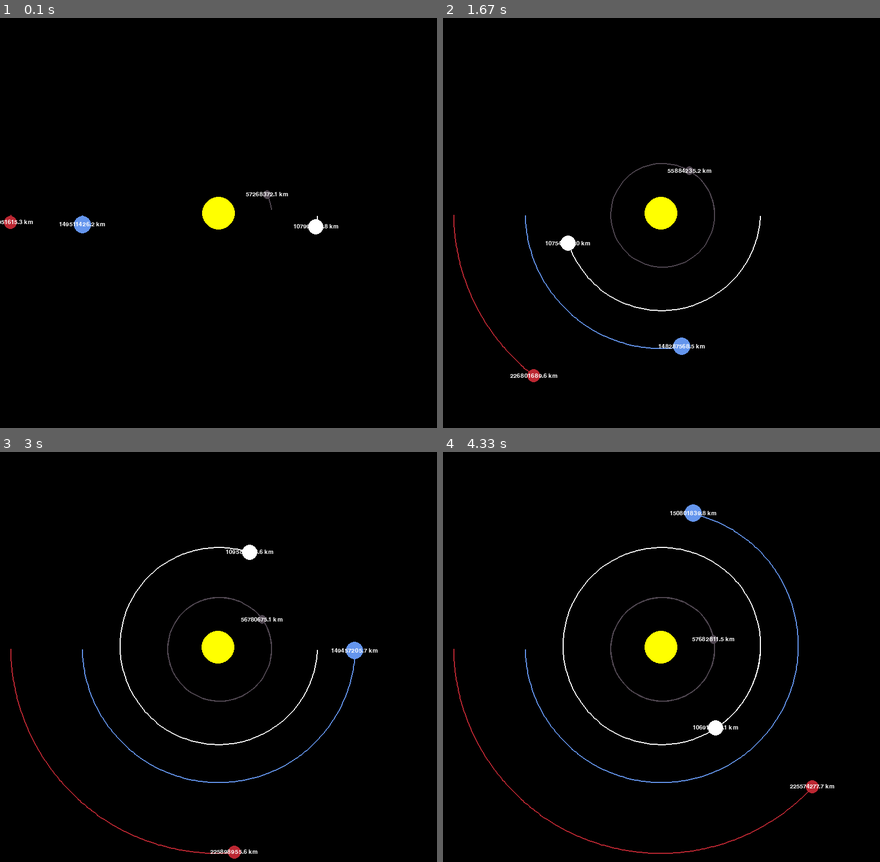
Above: before the commit, frames 1-4 (two rows, left to right).
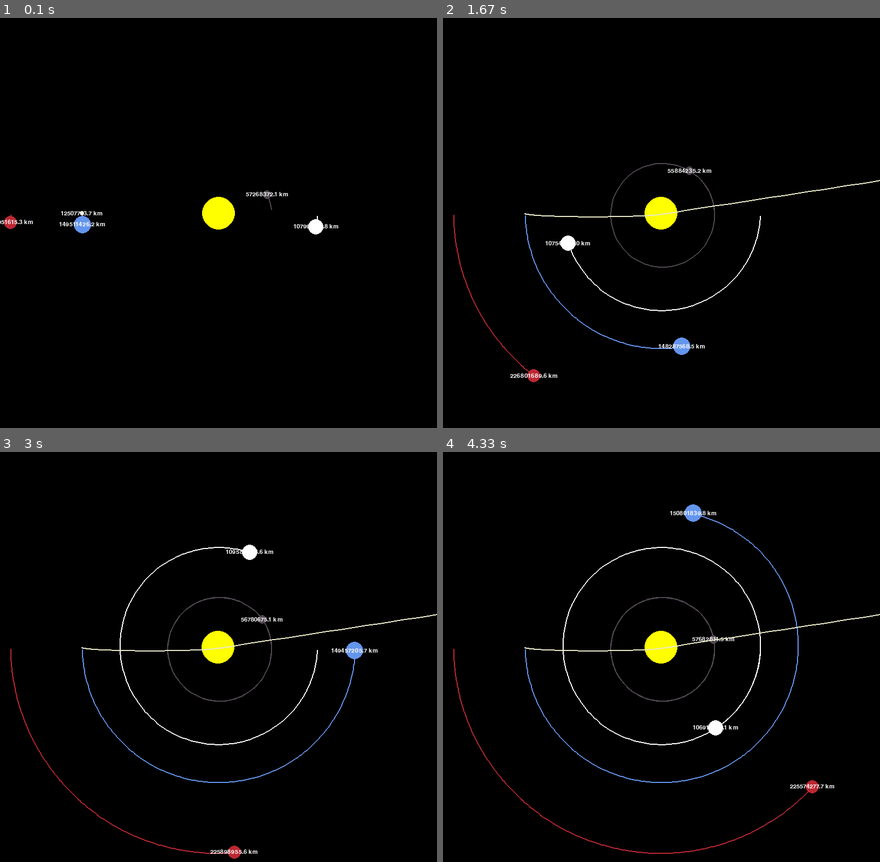
Above: after the commit, the same moments.

Repository: LeonardoZanotti/PyPlanet
Game: pygame game, started from pyplanet.py
Same seed, same stepped clock (60 frames per second), same inputs: the game is played once before the commit and once after it.
Inputs:
- Up to frame 1 (0.1 s): no input
- Up to frame 2 (1.67 s): no input
- Up to frame 3 (3 s): no input
- Up to frame 4 (4.33 s): no input

The runs differ from the first frame. In frame 1, less than 0.1% of the frame differs, in the area x 13-24%, y 47-49%; in frame 2, 0.2%, in the area x 18-100%, y 39-49%; in frame 3, 0.2%; in frame 4, 0.2%.

Commit message:
Trying to implement the fucking Earth moon but this piece of shit doesnt work

Diff:
--- a/pyplanet.py
+++ b/pyplanet.py
@@ -4,7 +4,6 @@
 
 import math
 import sys
-from typing import Type
 
 import pygame
 
@@ -19,6 +18,7 @@
 BLUE = (100, 149, 237)
 RED = (188, 39, 50)
 DARK_GREY = (80, 71, 81)
+WHITE_YELLOW = (233, 233, 200)
 
 FONT = pygame.font.SysFont("comicsans", 16)
 
@@ -33,7 +33,7 @@
         self.x = x
         self.y = y
         self.radius = radius
-        self.color = color;
+        self.color = color
         self.mass = mass
 
         self.sun = False
@@ -96,6 +96,78 @@
         self.orbit.append((self.x, self.y))
 
 
+class Moon:
+    AU = 149.6e9  # Astronomical Unities
+    G = 6.67428e-11
+    SCALE = 250 / AU    # 1 AU = 100 pixels
+    TIMESTEP = 3600 * 24    # 1 day
+
+    def __init__(self, planet, x, y, radius, color, mass):
+        self.planet = planet
+        self.x = x
+        self.y = y
+        self.radius = radius
+        self.color = color
+        self.mass = mass
+
+        self.distance_to_planet = 0
+        self.orbit = []
+
+        self.x_vel = 0
+        self.y_vel = 0
+
+    def draw(self, screen):
+        x = self.x * self.SCALE + WIDTH / 2
+        y = self.y * self.SCALE + HEIGHT / 2
+
+        if len(self.orbit) > 2:
+            updated_points = []
+            for point in self.orbit:
+                px, py = point
+                px = px * self.SCALE + WIDTH / 2
+                py = py * self.SCALE + HEIGHT / 2
+                updated_points.append((px, py))
+            pygame.draw.lines(screen, self.color, False, updated_points, 2)
+
+        pygame.draw.circle(screen, self.color, (x, y), self.radius)
+
+        distance_text = FONT.render(f"{round(self.distance_to_planet/1000, 1)} km", 1, WHITE)
+        screen.blit(distance_text, (x - distance_text.get_width()/2, y - distance_text.get_height()/2))
+
+    def attraction(self, other):
+        distance_x = other.x - self.x
+        distance_y = other.y - self.y
+        distance = math.sqrt(distance_x ** 2 + distance_y ** 2)
+
+        if other == self.planet:
+            self.distance_to_planet = distance
+
+        force = self.G * self.mass * other.mass / distance ** 2
+        theta = math.atan2(distance_y, distance_x)
+        force_x = math.cos(theta) * force
+        force_y = math.sin(theta) * force
+
+        return force_x, force_y
+
+    def update_position(self, planets):
+        total_fx = total_fy = 0
+
+        for planet in planets:
+            if self == planet:
+                continue
+
+            fx, fy = self.attraction(planet)
+            total_fx += fx
+            total_fy += fy
+
+        self.x_vel += total_fx / self.mass * self.TIMESTEP
+        self.y_vel += total_fy / self.mass * self.TIMESTEP
+
+        self.x += self.x_vel * self.TIMESTEP
+        self.y += self.y_vel * self.TIMESTEP
+        self.orbit.append((self.x, self.y))
+
+
 def main():
     clock = pygame.time.Clock()
 
@@ -112,7 +184,12 @@
     mercury.y_vel = -47.4 * 1000
     venus.y_vel = 35.02 * 1000
 
+    earth_moon = Moon(earth, -1.00256 * Moon.AU, 0, 4.35968, WHITE_YELLOW, 7.3477 * 10**22)
+
+    earth_moon.y_vel = 1.03 * 1000
+
     planets = [sun, earth, mars, mercury, venus]
+    moons = [earth_moon]
 
     while 1:
         clock.tick(60)
@@ -127,6 +204,10 @@
             planet.update_position(planets)
             planet.draw(SCREEN)
 
+        for moon in moons:
+            moon.update_position(planets)
+            moon.draw(SCREEN)
+
         pygame.display.update()
 
 
